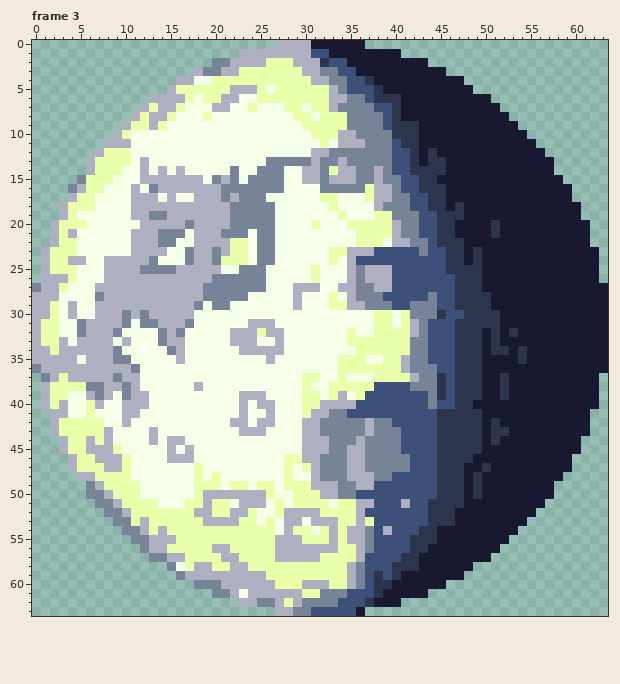
File history of a pixel-art file, moon.aseprite. This is how it looked before the edit.
64x64 pixels, 6 frames. Shown: frame 3. The commit also changed other frames, which this record leaves out.
After:
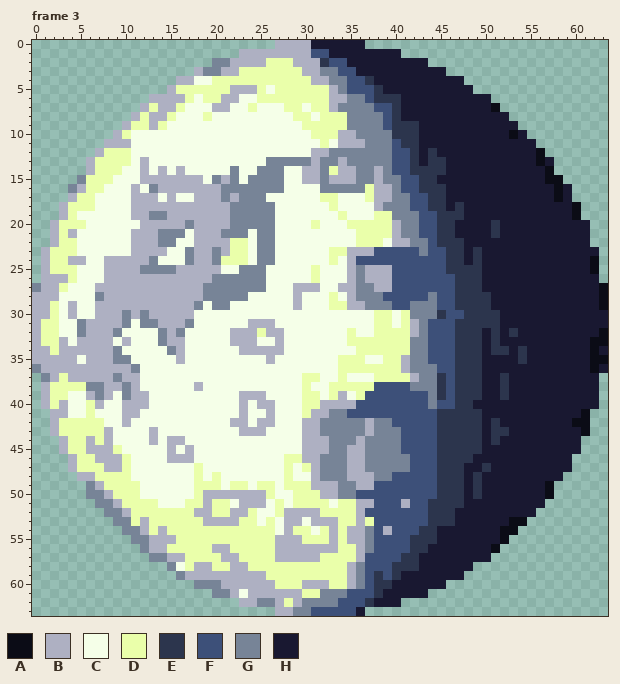
Palette (. is transparent): A #0b0c16  B #aeb0c2  C #f5ffe8  D #eaffaa  E #2c354d  F #3d5079  G #778497  H #191831
The edit:
{"change": "layer \"Shadower\" added"}
{"where": "frame 3, layer \"Shadower\""}
{"frame":3,"y":7,"x":51,"old":"H","new":"A"}
{"frame":3,"y":10,"x":53,"old":"H","new":"A"}
{"frame":3,"y":12,"x":56,"old":"H","new":"A"}
{"frame":3,"y":13,"x":56,"old":"H","new":"A"}
{"frame":3,"y":14,"x":57,"old":"H","new":"A"}
{"frame":3,"y":15,"x":57,"old":"HH","new":"AA"}
{"frame":3,"y":16,"x":58,"old":"H","new":"A"}
{"frame":3,"y":17,"x":58,"old":"H","new":"A"}
{"frame":3,"y":18,"x":60,"old":"H","new":"A"}
{"frame":3,"y":19,"x":60,"old":"H","new":"A"}
{"frame":3,"y":24,"x":62,"old":"H","new":"A"}
{"frame":3,"y":25,"x":62,"old":"H","new":"A"}
{"frame":3,"y":27,"x":63,"old":"H","new":"A"}
{"frame":3,"y":28,"x":63,"old":"H","new":"A"}
{"frame":3,"y":29,"x":63,"old":"H","new":"A"}
{"frame":3,"y":32,"x":63,"old":"H","new":"A"}
{"frame":3,"y":33,"x":62,"old":"HH","new":"AA"}
{"frame":3,"y":34,"x":62,"old":"H","new":"A"}
{"frame":3,"y":35,"x":62,"old":"HH","new":"AA"}
{"frame":3,"y":36,"x":62,"old":"H","new":"A"}
{"frame":3,"y":41,"x":61,"old":"H","new":"A"}
{"frame":3,"y":42,"x":60,"old":"HH","new":"AA"}
{"frame":3,"y":43,"x":61,"old":"H","new":"A"}
{"frame":3,"y":49,"x":57,"old":"H","new":"A"}
{"frame":3,"y":50,"x":57,"old":"H","new":"A"}
{"frame":3,"y":53,"x":53,"old":"HH","new":"AA"}
{"frame":3,"y":54,"x":52,"old":"HH","new":"AA"}
{"frame":3,"y":55,"x":52,"old":"H","new":"A"}
{"frame":3,"y":56,"x":51,"old":"H","new":"A"}
